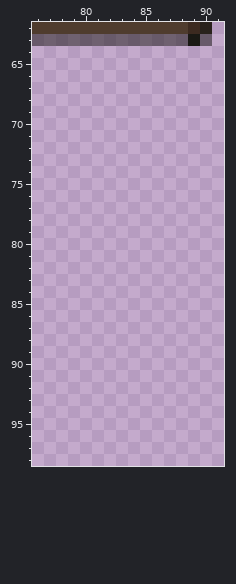
Pixel-art file: art/all-furniture.aseprite. That is the earlier state.
192x128 pixels, 1 frame. Colours within 5 levels of each other are drawn and written as one. Shown: x 76..91, y 62..98. The commit also changed other parts of the picture, which this record leaves out.
New version:
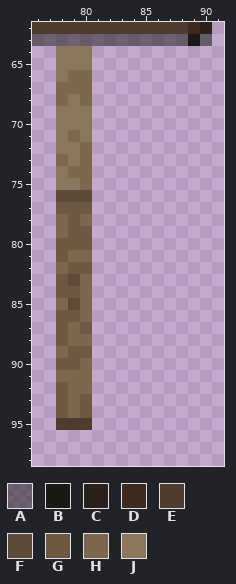
Palette (. is transparent): A #1a191480  B #1a1914  C #29221c  D #3c2a20  E #4f3c2e  F #5e4a38  G #6e5842  H #7d674d  J #8b775b
Change:
y 64..65: x 78..80 ... -> JJJ
y 66: x 78..80 ... -> JHH
y 67: x 78..80 ... -> HHH
y 68: x 78..80 ... -> HJH
y 69..70: x 78..80 ... -> JJJ
y 71: x 78..80 ... -> JHJ
y 72: x 78..80 ... -> JJH
y 73: x 78..80 ... -> HJH
y 74: x 78..80 ... -> JHH
y 75: x 78..80 ... -> JJH
y 76: x 78..80 ... -> FFF
y 77: x 78..80 ... -> GGG
y 78: x 78..80 ... -> HGH
y 79: x 78..80 ... -> HGG
y 80: x 78..80 ... -> GGG
y 81: x 78..80 ... -> GHH
y 82: x 78..80 ... -> HGG
y 83: x 78..80 ... -> GFH
y 84: x 78..80 ... -> GGH
y 85: x 78..80 ... -> HFH
y 86: x 78..80 ... -> GGH
y 87: x 78..80 ... -> GHG
y 88: x 78..80 ... -> GHH
y 89: x 78..80 ... -> HGG
y 90: x 78..80 ... -> GGH
y 91: x 78..80 ... -> HHH
y 92: x 78..80 ... -> GHH
y 93..94: x 78..80 ... -> GHG
y 95: x 78..80 ... -> EEE
Pixel boxes of the changes (left, top, right, bottom) in both pictures:
added: (56, 46, 92, 430)
